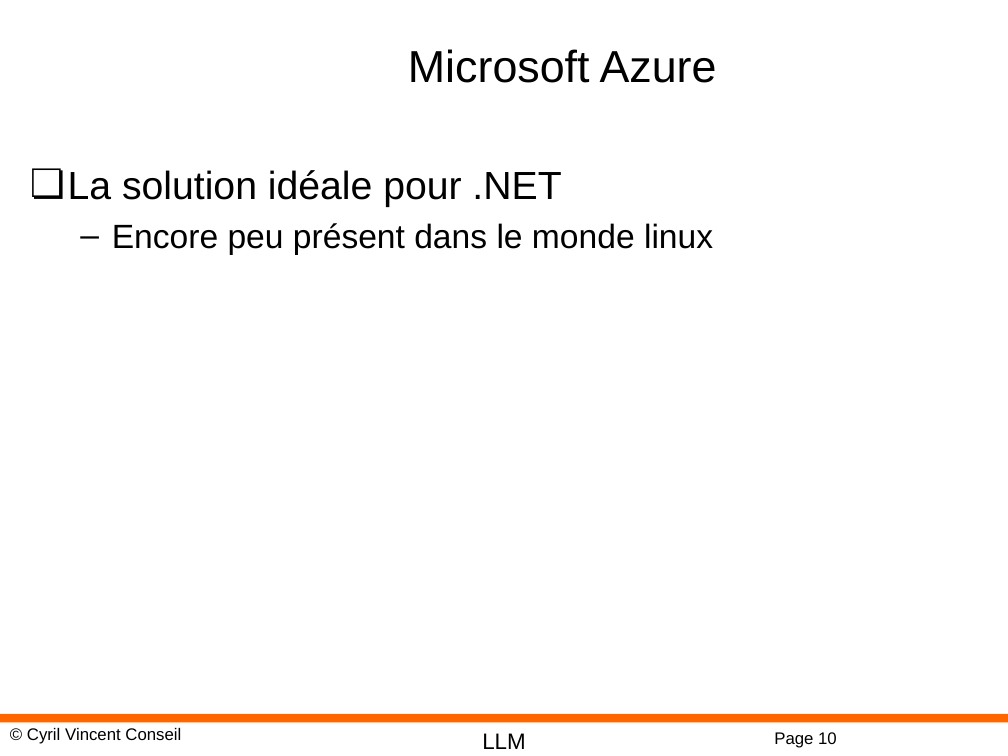
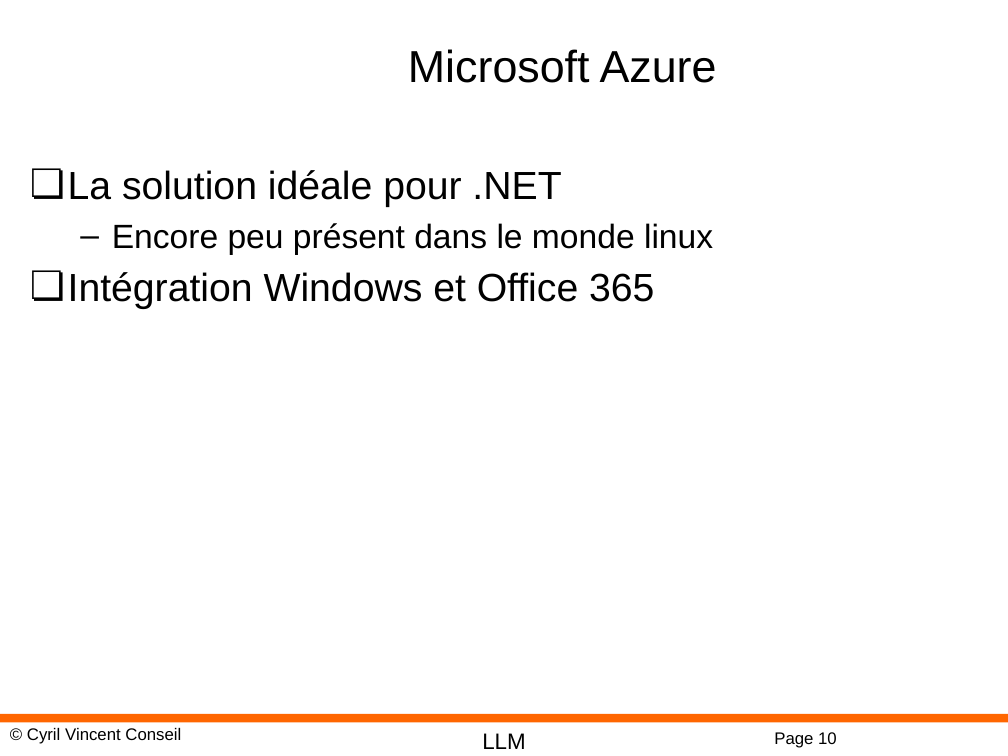
Before and after one commit to cyrilvincent/IA-LLM, a slide deck: slide 10 of AI09-UseMode.pptx. Drawn at 1008x756 pixels with LibreOffice and Linux fonts; fonts in the diff are those of the drawing; background and template pictures are left out. Boxes give left, top, right and bottom in pixels: in the first picture for what was removed or moved away, otherwise in the second. Text is boxed around its words. In the diff, an @@ line names an element or a change of style, - is before the commit and + after.

```diff
--- a/AI09-UseMode.pptx
+++ b/AI09-UseMode.pptx
@@ text at bbox=[68, 272, 654, 309]: paragraph added @@
+❏ Intégration Windows et Office 365
```
Also in this commit, not shown: 2 other slides changed, 1 slide added, 1 slide removed, 6 other files.
